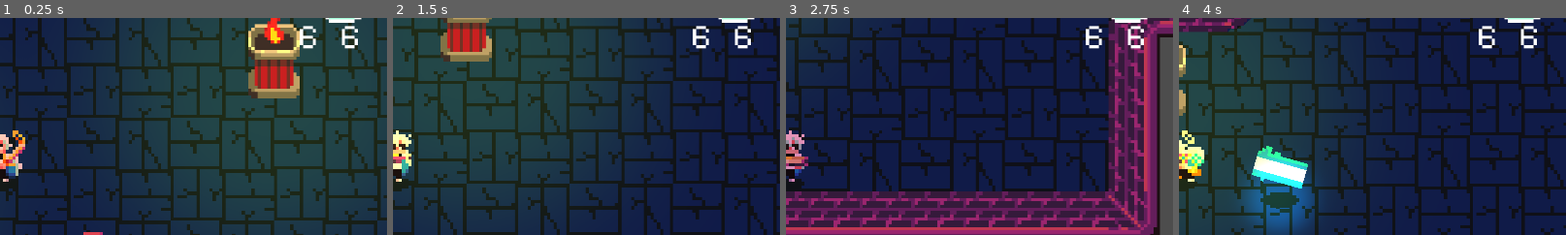
Above: before the commit, frames 1-4 (left to right).
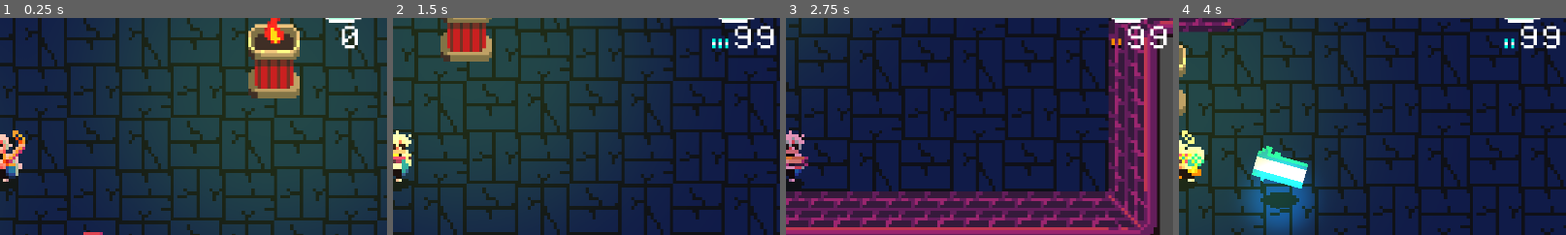
Above: after the commit, the same moments.

Repository: NielsOuvrard/TheShadowOfHeaven
Game: Godot game, scene res://Scenes/gameplay.tscn
Same seed, same stepped clock (60 frames per second), same inputs: the game is played once before the commit and once after it.
Inputs (mouse positions are % of the whole screen's width and height, from its top left):
- Up to frame 1 (0.25 s): no input
- Up to frame 2 (1.5 s): move the mouse to (72, 45) at 0.52 s; hold Right (move_right) 0.53-1.28 s; hold Q (change_weapon) 0.53-1.28 s; tap Space (shoot) at 0.8, 1.35 s; move the mouse to (30, 55) at 1.27 s; hold Down (move_down) from 1.28 s (still down)
- Up to frame 3 (2.75 s): tap Q (change_weapon) at 1.55 s; move the mouse to (60, 28) at 2.02 s; release Down (move_down) at 2.03 s; hold Right (move_right) from 2.03 s (still down); hold Q (change_weapon) from 2.03 s (still down); tap Space (shoot) at 2.3 s
- Up to frame 4 (4 s): move the mouse to (45, 70) at 2.77 s; release Right (move_right) at 2.78 s; release Q (change_weapon) at 2.78 s; hold Up (move_up) 2.78-3.53 s; tap Shift (dash) at 2.85 s; tap Q (change_weapon) at 3.05 s; move the mouse to (80, 65) at 3.52 s; hold Left (move_left) from 3.53 s (still down); hold F (interact) from 3.53 s (still down); tap Space (shoot) at 3.8 s
The pictures show only the part of the screen within x 50-100%, y 12-62%; the shares and areas given below are measured in that part.

The runs differ from the first frame. In frame 1, 0.3% of the frame differs, in the area x 77-93%, y 3-15%; in frame 2, 0.7%, in the area x 77-99%, y 3-15%; in frame 3, 0.7%; in frame 4, 0.7%.

Commit message:
HUD bullets visual

Diff:
--- a/Scenes/hud.tscn
+++ b/Scenes/hud.tscn
@@ -7,6 +7,7 @@
 [ext_resource type="FontFile" uid="uid://dsvosxxjomnr5" path="res://Assets/Fonts/PixelOperator8.ttf" id="5_3rqoy"]
 [ext_resource type="PackedScene" uid="uid://domryt018ofom" path="res://Scenes/weapon.tscn" id="5_s1o24"]
 [ext_resource type="Texture2D" uid="uid://bkyahaeeslbp7" path="res://Assets/HUD/Cursor.png" id="7_1dos8"]
+[ext_resource type="Texture2D" uid="uid://b8ghltpp4c7pq" path="res://Assets/Items/bullets_icons.png" id="7_m66f8"]
 
 [node name="HUD" type="CanvasLayer"]
 script = ExtResource("1_7r4t5")
@@ -24,7 +25,9 @@
 texture = ExtResource("2_akymb")
 stretch_mode = 4
 
-[node name="Heart" type="Sprite2D" parent="Left"]
+[node name="HeartParent" type="Node" parent="Left"]
+
+[node name="Heart" type="Sprite2D" parent="Left/HeartParent"]
 position = Vector2(100, 60)
 scale = Vector2(8, 8)
 texture = ExtResource("3_wax87")
@@ -68,21 +71,14 @@
 theme_override_fonts/font = ExtResource("5_3rqoy")
 text = "6"
 
-[node name="CurText" type="Label" parent="Right"]
-layout_mode = 1
-anchors_preset = 11
-anchor_left = 1.0
-anchor_right = 1.0
-anchor_bottom = 1.0
-offset_left = -224.0
-offset_top = 152.0
-offset_right = -210.0
-offset_bottom = 152.0
-grow_horizontal = 0
-grow_vertical = 2
-scale = Vector2(4, 4)
-theme_override_fonts/font = ExtResource("5_3rqoy")
-text = "6"
+[node name="BulletParent" type="Node" parent="Right"]
+
+[node name="Bullet" type="Sprite2D" parent="Right/BulletParent"]
+position = Vector2(1792, 208)
+scale = Vector2(8, 8)
+texture = ExtResource("7_m66f8")
+offset = Vector2(-0.5, -1.5)
+hframes = 3
 
 [node name="Center" type="Control" parent="."]
 visible = false
--- a/Scripts/Autoload/signals_handler.gd
+++ b/Scripts/Autoload/signals_handler.gd
@@ -8,9 +8,11 @@
 ## * Player signals
 
 signal player_died
-signal player_change_weapon(weapon_type)
+signal player_change_weapon(weapon_type, ammo_current, ammo_inventory)
 signal player_life_change(life)
 signal level_completed
+signal player_update_ammo_current(ammo)
+signal player_update_ammo_both(cur, inv)
 
 
 ## * other signals
--- a/Scripts/hud.gd
+++ b/Scripts/hud.gd
@@ -6,21 +6,39 @@
 ##
 
 extends CanvasLayer
-
+@onready var left: Control = $Left
+@onready var right: Control = $Right
 @onready var weapon: Node2D = $Right/Weapon
-@onready var heart: Sprite2D = $Left/Heart
 @onready var cursor: Sprite2D = $Center/Cursor
 
-@onready var cur_text: Label = $Right/CurText
+@onready var heart_parent: Node = $Left/HeartParent
+@onready var heart: Sprite2D = $Left/HeartParent/Heart
+
+@onready var bullet_parent: Node = $Right/BulletParent
+@onready var bullet: Sprite2D = $Right/BulletParent/Bullet
+
 @onready var inv_text: Label = $Right/InvText
 
 var current_weapon := Data.Weapons.SWORD
-var hearts := []
 var hearts_index := []
 
 const PLAYER_FULL_LIFE = 100
 const HALFS_HEARTS = 6 ## 3 hearts, so 6 halfs ones
 const NUMBER_HALFS_HEARTS = 4 ## 2 hearts, 4 halfs
+const NUMBER_TYPES_BULLETS = 3
+
+# todo hearts / bullets childe as a scene, and animate them
+# todo add animation when reloading, shooting, and changing weapon
+
+func bullet_to_ammo_list(ammo: int):
+	for i in range(bullet_parent.get_child_count()):
+		bullet_parent.remove_child(bullet_parent.get_child(0))
+	for i in range(ammo):
+		var new = bullet.duplicate()
+		# * x2 because we put 1px space between each bullet
+		new.position.x -= (i * 2) * bullet.scale.x * (bullet.texture.get_size().x / NUMBER_TYPES_BULLETS)
+		new.frame = current_weapon - 1
+		bullet_parent.add_child(new)
 
 func life_to_hearts_list(life: int):
 	var local = int(float(life) / float(PLAYER_FULL_LIFE) * float(HALFS_HEARTS))
@@ -33,13 +51,13 @@
 			hearts_index.append((i % 2) + 2)
 
 func update_hearts():
-	hearts.clear()
+	for i in range(heart_parent.get_child_count()):
+		heart_parent.remove_child(heart_parent.get_child(0))
 	for i in range(HALFS_HEARTS):
 		var new = heart.duplicate()
 		new.position.x += i * heart.texture.get_size().x * (heart.scale.x / NUMBER_HALFS_HEARTS)
 		new.frame = hearts_index[i]
-		add_child(new)
-		hearts.append(new)
+		heart_parent.add_child(new)
 
 func _ready() -> void:
 	weapon.type = Data.Weapons.SWORD
@@ -47,20 +65,33 @@
 
 	SignalsHandler.player_life_change.connect(_player_life_change)
 	SignalsHandler.player_change_weapon.connect(_player_change_weapon)
+	SignalsHandler.player_update_ammo_current.connect(_player_update_ammo_current)
+	SignalsHandler.player_update_ammo_both.connect(_player_update_ammo_both)
 	SignalsHandler.player_change_controller.connect(_player_change_controller)
 
 	life_to_hearts_list(PLAYER_FULL_LIFE) # should print 3 full hearts
 	update_hearts()
+	inv_text.text = "0"
+	bullet_to_ammo_list(0)
 
+func _player_update_ammo_current(ammo):
+	bullet_to_ammo_list(ammo)
+
+func _player_update_ammo_both(cur, inv):
+	inv_text.text = str(inv)
+	bullet_to_ammo_list(cur)
 
 func _player_life_change(life):
-	print("new life:", life)
 	life_to_hearts_list(life)
 	update_hearts()
 
-func _player_change_weapon(new_weapon: Data.Weapons):
+func _player_change_weapon(new_weapon: Data.Weapons, ammo_current: int, ammo_inventory: int):
+	current_weapon = new_weapon
 	weapon.type = new_weapon
 	weapon._ready()
+	print("new weapon:", new_weapon, "ammo_current:", ammo_current, "ammo_inventory:", ammo_inventory)
+	bullet_to_ammo_list(ammo_current)
+	inv_text.text = str(ammo_inventory)
 
 func _player_change_controller(value):
 	# TODO change visibility of the cursor
--- a/Scripts/player.gd
+++ b/Scripts/player.gd
@@ -106,6 +106,7 @@
 		reload()
 		return
 	ammo_current[current_weapon] -= 1
+	SignalsHandler.player_update_ammo_current.emit(ammo_current[current_weapon])
 
 	var proj = Global.PROJECTILE.instantiate()
 	proj.direction_proj = look_direction
@@ -130,6 +131,7 @@
 	var ammo_taken = min(ammo_inventory[current_weapon], ammo_max_needed)
 	ammo_current[current_weapon] += ammo_taken
 	ammo_inventory[current_weapon] -= ammo_taken
+	SignalsHandler.player_update_ammo_both.emit(ammo_current[current_weapon], ammo_inventory[current_weapon])
 
 	reload_cooldown.start()
 
@@ -145,7 +147,9 @@
 		return
 
 	animation_handler.add_animation(Data.Animations.CHANGE_WEAPON)
-	SignalsHandler.player_change_weapon.emit(next_weapon)
+	var current_ammo = ammo_current[next_weapon] if next_weapon != Data.Weapons.SWORD else 0
+	var current_inventory = ammo_inventory[next_weapon] if next_weapon != Data.Weapons.SWORD else 0
+	SignalsHandler.player_change_weapon.emit(next_weapon, current_ammo, current_inventory)
 
 	# auto reload
 	if current_weapon != Data.Weapons.SWORD and ammo_current[current_weapon] == 0 and ammo_inventory[current_weapon] > 0:
Binary file added: Assets/Items/bullets_icons.png
Not shown, added: Assets/Items/bullets_icons.png.import
Not shown: 1 places in Scenes/hud.tscn that only renumber resources
